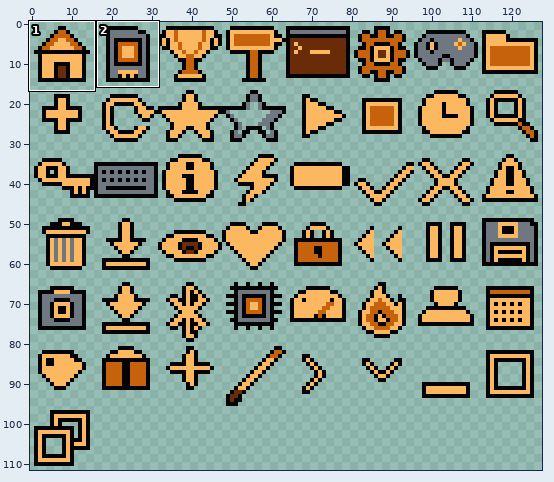
Pixel-art file, stored at nova64/assets/ui/ui_icons.aseprite. The picture above shows the old version from afar; the outline marks the close-up.
Close-up. First the earlier version:
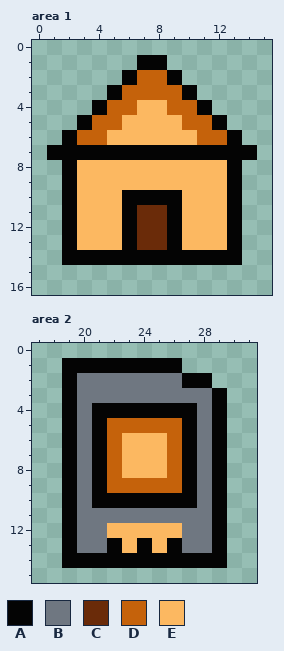
128x112 pixels, 1 frame. Shown: area 1: x 0..15, y 0..16; area 2: x 17..31, y 0..15. The commit also changed other parts of the picture, which this record leaves out.
Palette (. is transparent): A #040404  B #6f7781  C #6a2b09  D #c5620b  E #fcb861
Pixels before, area 1, first column x 1:
 1 ......AA......
 2 .....ADDA.....
 3 ....ADDDDA....
 4 ...ADDEEDDA...
 5 ..ADDEEEEDDA..
 6 .ADDEEEEEEDDA.
 7 AAAAAAAAAAAAAA
 8 .AEEEEEEEEEEA.
 9 .AEEEEEEEEEEA.
10 .AEEEAAAAEEEA.
11 .AEEEACCAEEEA.
12 .AEEEACCAEEEA.
13 .AEEEACCAEEEA.
14 .AAAAAAAAAAAA.
Pixels before, area 2, first column x 19:
 1 AAAAAAAA...
 2 ABBBBBBBAA.
 3 ABBBBBBBBBA
 4 ABAAAAAAABA
 5 ABADDDDDABA
 6 ABADEEEDABA
 7 ABADEEEDABA
 8 ABADEEEDABA
 9 ABADDDDDABA
10 ABAAAAAAABA
11 ABBBBBBBBBA
12 ABBEEEEEBBA
13 ABBAEAEABBA
14 AAAAAAAAAAA
New version:
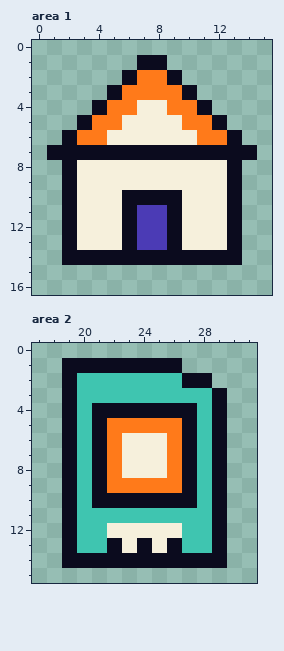
Change:
colour A: #040404 -> #0b0b1e
colour B: #6f7781 -> #3fc5b0
colour C: #6a2b09 -> #4b3bb5
colour D: #c5620b -> #ff7a1a
colour E: #fcb861 -> #f6f0dc
Pixel boxes of the changes (left, top, right, bottom) in both close-ups:
changed: (47, 55, 257, 265)
changed: (62, 358, 227, 568)
